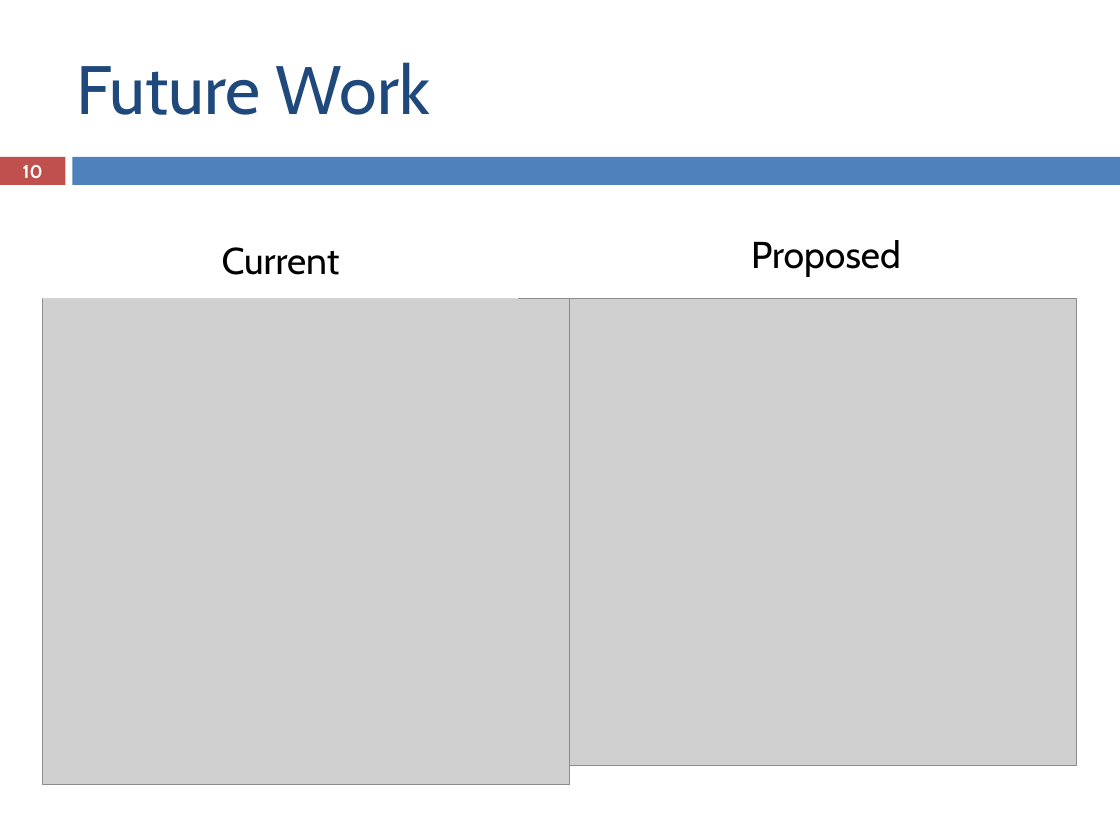
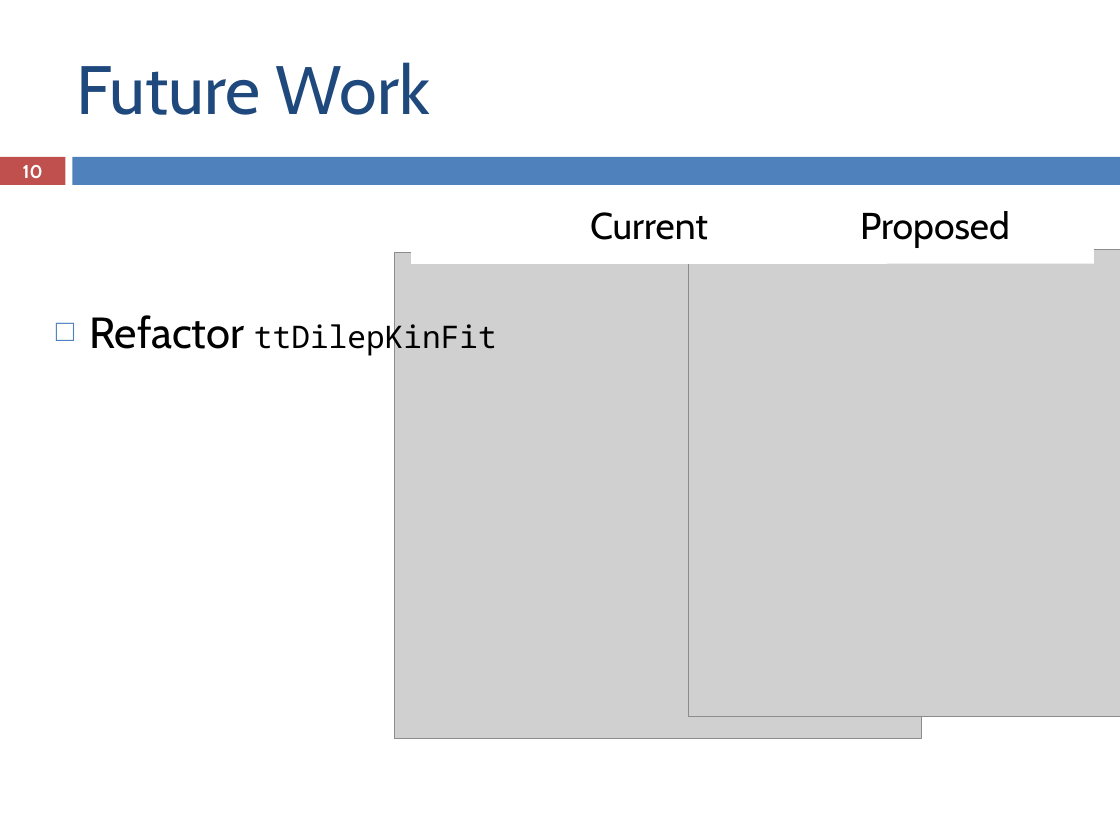
Before and after one commit to ampereira/mscthesis-liptool, a slide deck: slide 10 of doc/pre-thesis/presentation/pre-thesis_presentation.pptx. Drawn at 1120x840 pixels with LibreOffice and Linux fonts; fonts in the diff are those of the drawing; grey boxes stand for pictures. Boxes give left, top, right and bottom in pixels: in the first picture for what was removed or moved away, otherwise in the second. Text is boxed around its words. In the diff, an @@ line names an element or a change of style, - is before the commit and + after.

```diff
--- a/doc/pre-thesis/presentation/pre-thesis_presentation.pptx
+++ b/doc/pre-thesis/presentation/pre-thesis_presentation.pptx
@@ text "Current": place and size @@
-text "Current" at <box>43,221,519,299</box>
+text "Current" at <box>411,186,887,264</box>
@@ text "Proposed": place and size @@
-text "Proposed" at <box>751,240,901,277</box>
+text "Proposed" at <box>776,185,1094,263</box>
@@ picture: place and size @@
-picture at <box>43,299,570,785</box>
+picture at <box>394,252,922,738</box>
@@ picture: place and size @@
-picture at <box>570,299,1076,766</box>
+picture at <box>688,250,1120,717</box>
@@ text added at <box>89,315,497,356</box>, 20 pt, text #000000 @@
+  □ Refactor ttDilepKinFit
```
Also in this commit, not shown: 1 other slide changed, 1 other file.
